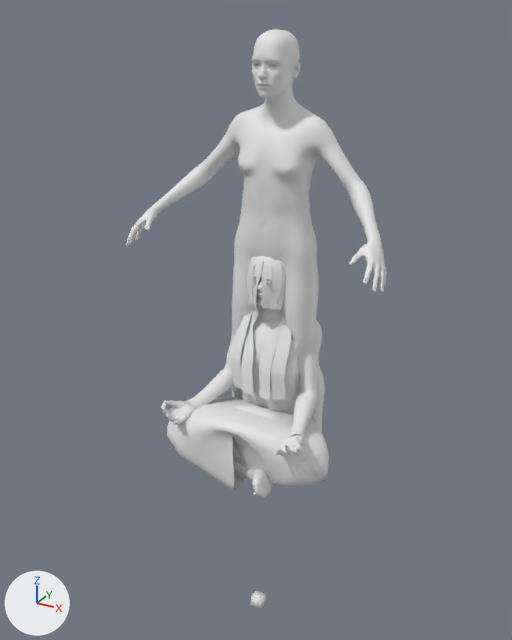
Renders of the glTF model assets/humanoid_proxy_rigged.glb from each side of a commit.
Camera for both pictures: a camera (50 mm lens) standing at (1.19, -2.35, 1.74) and looking at (-0.03, -0.13, 0.63). Lighting does not change. The marker at lower left points along +X, +Y and +Z. The picture after the commit comes second.

Before the edit, the objects in view are built like this:
```python
me_base = bpy.data.meshes.new('base')
me_base.from_pydata(...)  # 19158 vertices, 36972 faces; spans x -0.36..0.36, y -0.49..0.08, z -0.01..1.69
me_base_001 = bpy.data.meshes.new('base.001')
me_base_001.from_pydata(...)  # 13380 vertices, 26756 faces; spans x -0.52..0.52, y -0.34..0.08, z 0.0..1.67
ob_human = bpy.data.objects.new('Human', me_base)
ob_human.location = (0.0, 0.0, -0.781)
ob_human_export_copy = bpy.data.objects.new('Human_export_copy', me_base_001)
ob_human_export_copy.location = (0.0, 0.0, 0.0)
```
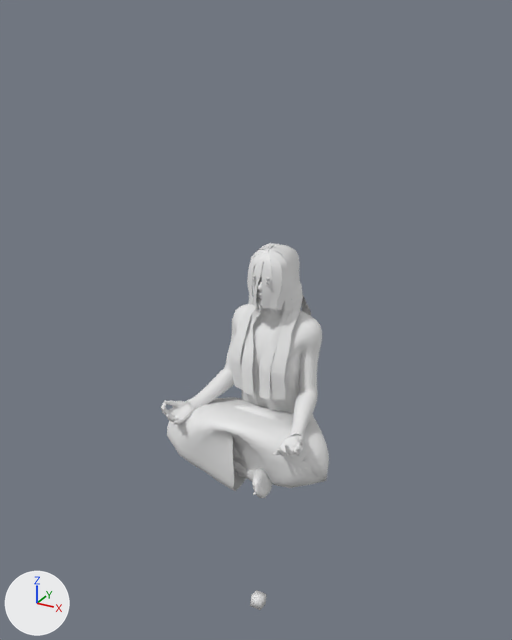
Commit message: updates default avatar with an action

Boxes (x1, y1, x2, y2) around the edits, measured in the pictures (512 x 640 px):
'Human_export_copy', deleted
    before: (126, 29, 387, 432)

Diff of the bpy script that builds the scene:
```diff
--- a/assets/humanoid_proxy_rigged.glb.py
+++ b/assets/humanoid_proxy_rigged.glb.py
@@ ob_human_export_copy @@
-ob_human_export_copy = bpy.data.objects.new('Human_export_copy', me_base_001)
-ob_human_export_copy.location = (0.0, 0.0, 0.0)
```
